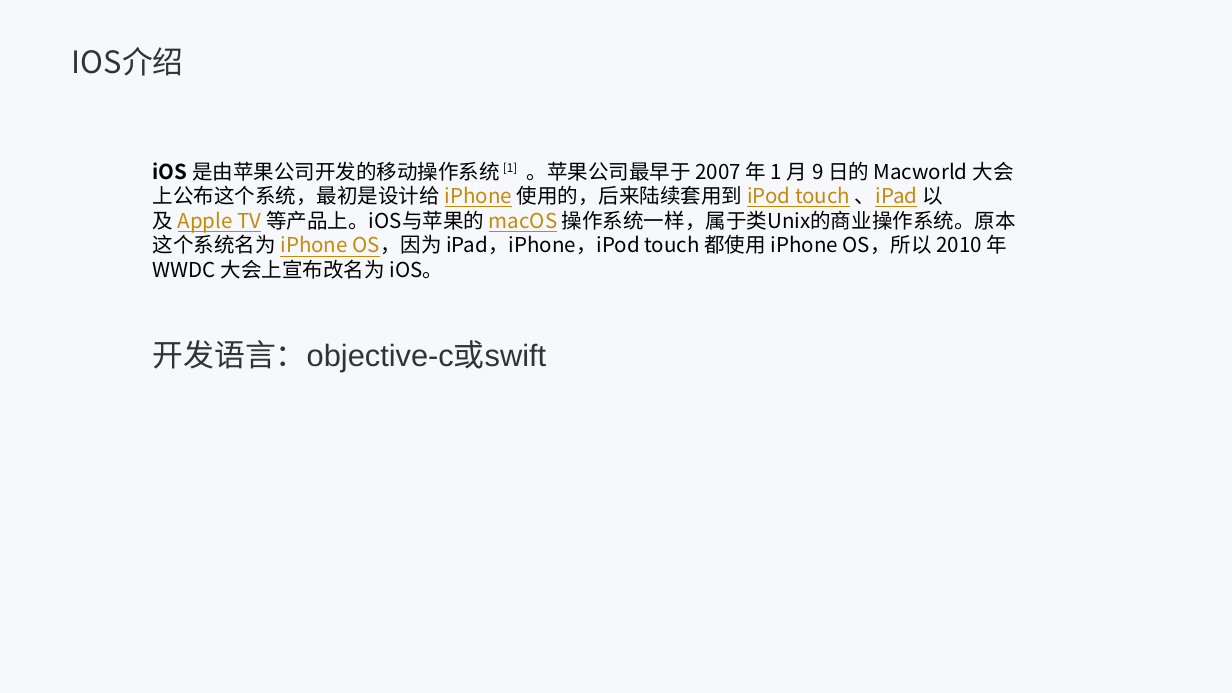
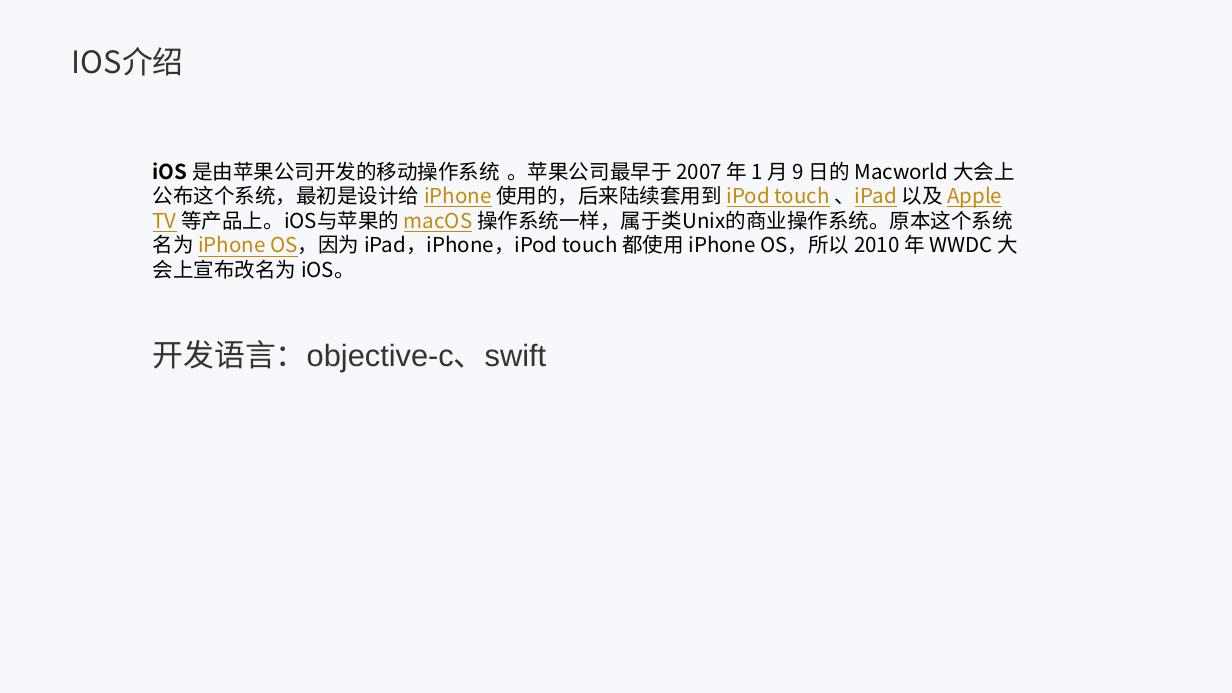
Before and after one commit to fenglipk/react-native-demo, a slide deck: slide 6 of 移动端开发分享.pptx. Drawn at 1232x693 pixels with LibreOffice and Linux fonts; fonts in the diff are those of the drawing; background and template pictures are left out. Boxes give left, top, right and bottom in pixels: in the first picture for what was removed or moved away, otherwise in the second. Text is boxed around its words. In the diff, an @@ line names an element or a change of style, - is before the commit and + after.

```diff
--- a/移动端开发分享.pptx
+++ b/移动端开发分享.pptx
@@ text at [153,161,1018,279]: text changed @@
-iOS 是由苹果公司开发的移动操作系统 [1] 。苹果公司最早于 2007 年 1 月 9 日的 Macworld 大会上公布这个系统，最初是设计给 iPhone 使用的，后来陆续套用到 iPod touch 、iPad 以及 Apple TV 等产品上。iOS与苹果的 macOS 操作系统一样，属于类Unix的商业操作系统。原本这个系统名为 iPhone OS，因为 iPad，iPhone，iPod touch 都使用 iPhone OS，所以 2010 年 WWDC 大会上宣布改名为 iOS。
+iOS 是由苹果公司开发的移动操作系统 。苹果公司最早于 2007 年 1 月 9 日的 Macworld 大会上公布这个系统，最初是设计给 iPhone 使用的，后来陆续套用到 iPod touch 、iPad 以及 Apple TV 等产品上。iOS与苹果的 macOS 操作系统一样，属于类Unix的商业操作系统。原本这个系统名为 iPhone OS，因为 iPad，iPhone，iPod touch 都使用 iPhone OS，所以 2010 年 WWDC 大会上宣布改名为 iOS。
@@ text at [153,340,547,373]: text changed @@
-开发语言：objective-c或swift
+开发语言：objective-c、swift
```
Also in this commit, not shown: 7 other slides changed, 2 other files.
